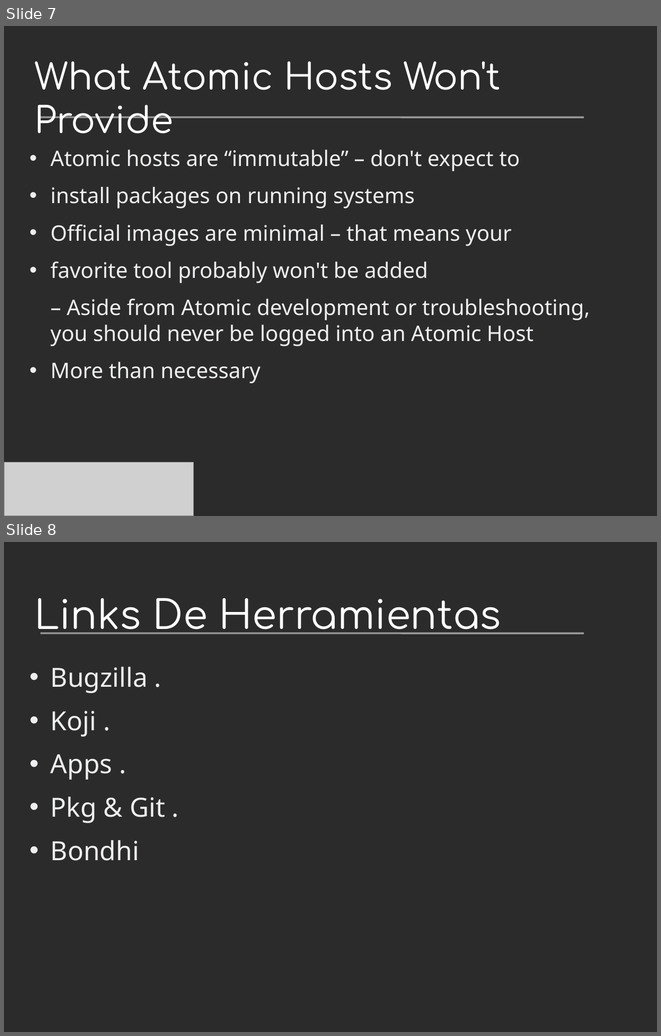
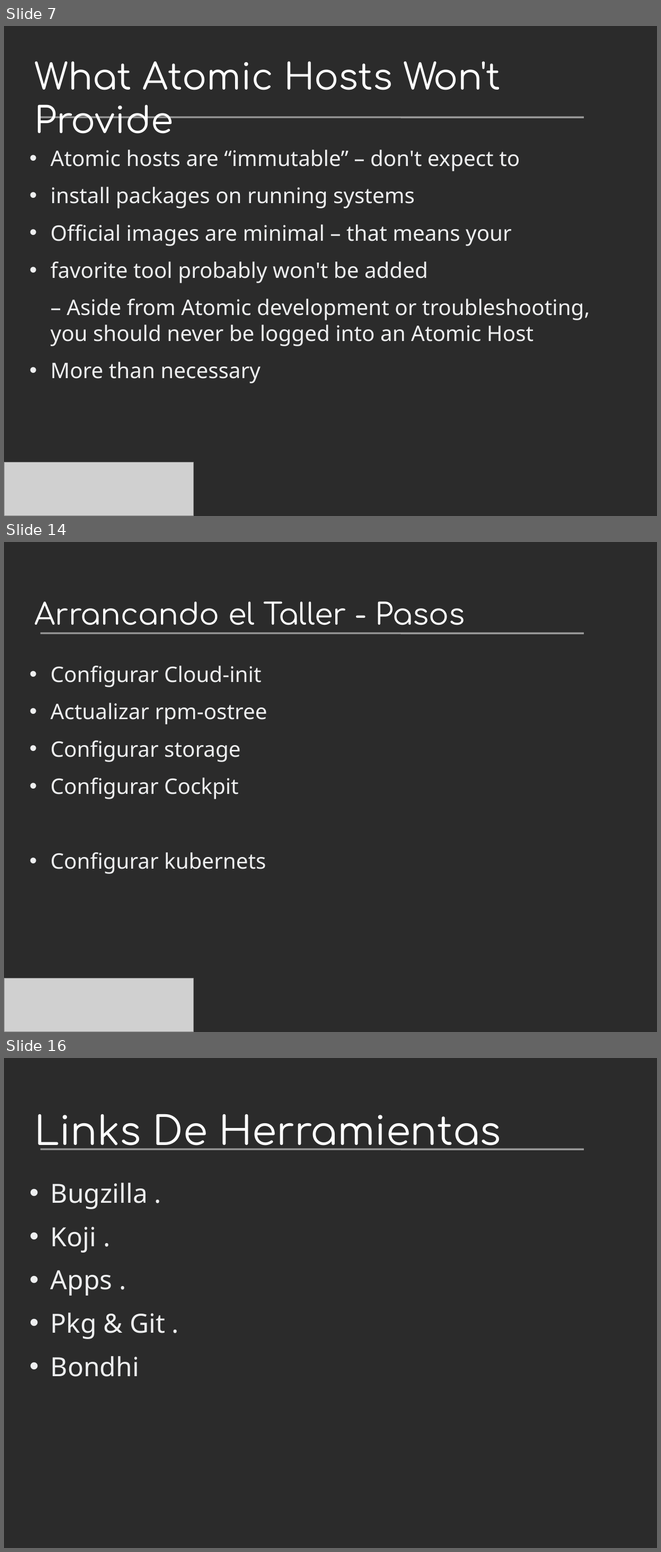
Before and after one commit to villadalmine/arg-fedora, a slide deck: Presentaciones/Devopconf2015/ProyectoAtomic.odp. Shown one above the other, each under a label of ours: slides 7 and 8 before the commit, slides 7, 14 and 16 after it; the slides between them are not shown. The pictures are 661x1036 and 661x1552 pixels, drawn with LibreOffice and Linux fonts; fonts in the diff are those of the drawing; grey boxes stand for pictures; background and template pictures are left out; a plain dark background stands for a picture behind light text. Boxes give left, top, right and bottom in pixels: in the first picture for what was removed or moved away, otherwise in the second. Text is boxed around its words. In the diff, an @@ line names an element or a change of style, - is before the commit and + after.

```diff
--- a/Presentaciones/Devopconf2015/ProyectoAtomic.odp
+++ b/Presentaciones/Devopconf2015/ProyectoAtomic.odp
@@ slide 14 added at [4, 542, 657, 1032], background picture (left out); not listed: 1 template element that a slide beside it also shows @@
@@ title added at [34, 601, 465, 625], 36 pt, text #FFFFFF @@
+Arrancando el Taller - Pasos
@@ text added at [51, 665, 267, 874], 26 pt, text #EEEFF0 @@
+• Configurar Cloud-init
+• Actualizar rpm-ostree
+• Configurar storage
+• Configurar Cockpit
+• Configurar kubernets
@@ picture added at [4, 978, 194, 1032] @@
@@ what was slide 8 is now slide 16 @@
```
Also in this commit, not shown: 7 other slides added, 6 other files.
